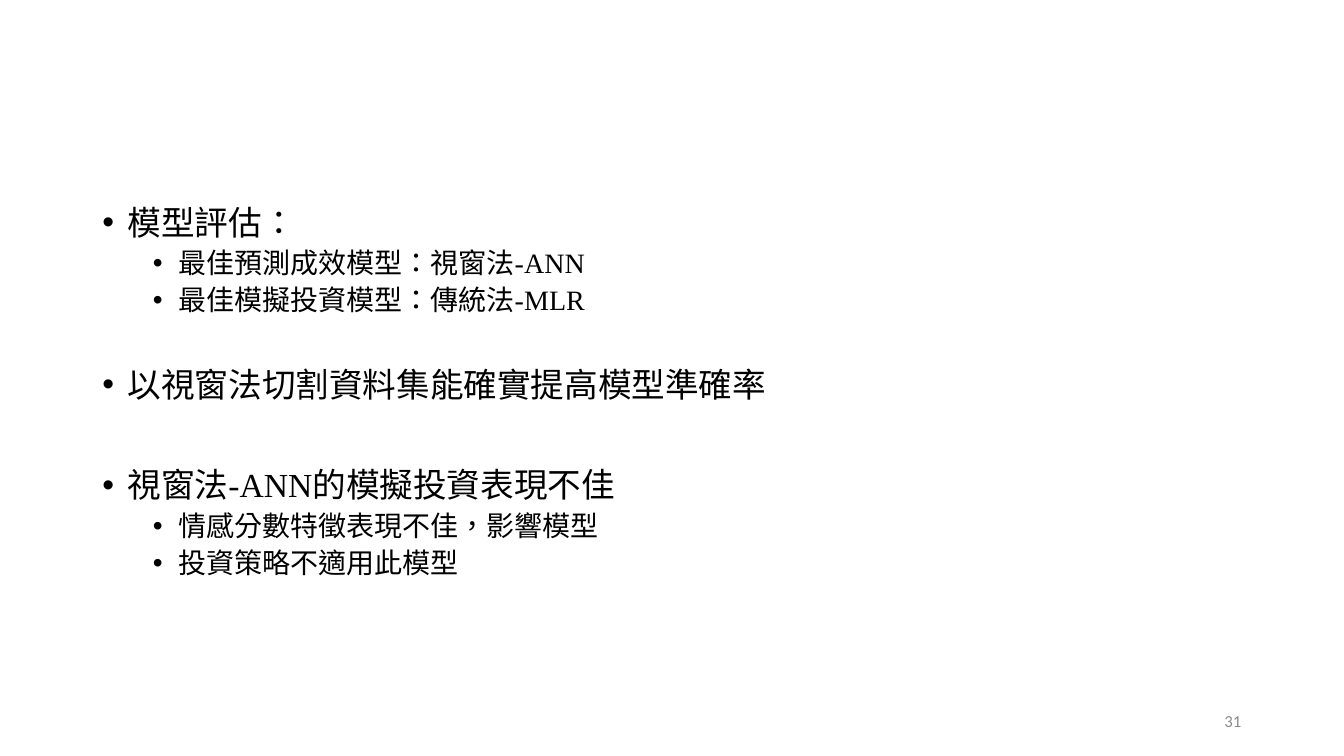
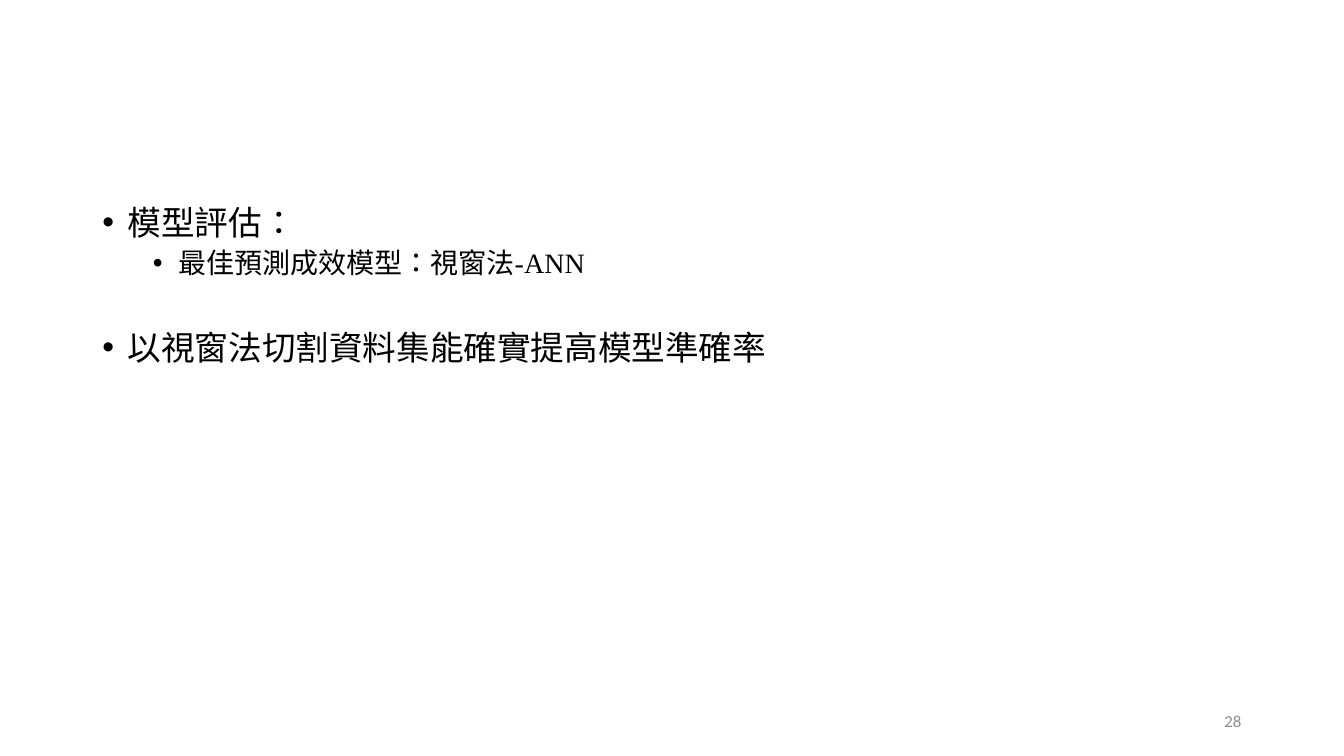
Before and after one commit to Skya-neko/StockPrediction, a slide deck: slide 28 of document/基於財經字典與分析指標的神經網路預測股價趨勢.pptx (slide 31 before the commit). Drawn at 1344x756 pixels with LibreOffice and Linux fonts; fonts in the diff are those of the drawing; background and template pictures are left out. Boxes give left, top, right and bottom in pixels: in the first picture for what was removed or moved away, otherwise in the second. Text is boxed around its words. In the diff, an @@ line names an element or a change of style, - is before the commit and + after.

```diff
--- a/document/基於財經字典與分析指標的神經網路預測股價趨勢.pptx
+++ b/document/基於財經字典與分析指標的神經網路預測股價趨勢.pptx
@@ text at (x1=178, y1=286, x2=585, y2=313): paragraph removed @@
-  • 最佳模擬投資模型：傳統法-MLR
@@ text at (x1=128, y1=468, x2=615, y2=576): paragraphs removed @@
-• 視窗法-ANN的模擬投資表現不佳
-  • 情感分數特徵表現不佳，影響模型
-  • 投資策略不適用此模型
@@ page number at (x1=1224, y1=715, x2=1241, y2=727): text changed @@
-31
+28
```
Also in this commit, not shown: 23 other slides changed, 2 slides added, 1 slide removed, 7 other files.
